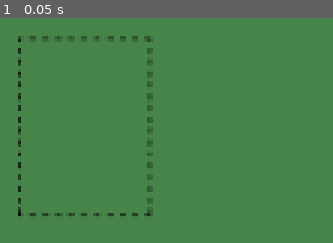
Above: before the commit, frame 1.
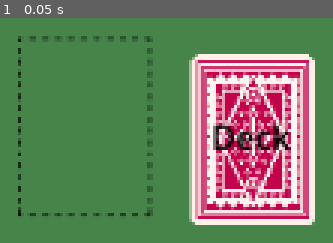
Above: after the commit, the same moment.

Repository: nazrinamir/Lucky7-v1.0
Game: Godot game, scene res://Scenes/game.tscn
The game is run twice, just before and just after one commit, with the same random seed, the same clock (stepped at 60 frames per second) and the same inputs.
Inputs:
- Up to frame 1 (0.05 s): no input

The runs differ from the first frame. In frame 1, 29% of the frame differs, in the area x 56-95%, y 16-92%.

Commit message:
fix: Attach Game Scene

Diff:
--- a/Scenes/game.tscn
+++ b/Scenes/game.tscn
@@ -1,10 +1,11 @@
 [gd_scene load_steps=4 format=3 uid="uid://brf481px7tfve"]
 
 [ext_resource type="PackedScene" uid="uid://cmiw60sjohcoi" path="res://Components/deck.tscn" id="1_ebmjs"]
-[ext_resource type="Script" uid="uid://cmq08nfq5pm4n" path="res://Scripts/game.gd" id="1_ebmjs"]
+[ext_resource type="Script" uid="uid://cmq08nfq5pm4n" path="res://Scripts/game.gd" id="1_wrm1d"]
 [ext_resource type="PackedScene" uid="uid://d1lnoxtxy0pgo" path="res://Components/discard_slot.tscn" id="3_wrm1d"]
 
-[node name="Game" type="Node2D" unique_id=1098467065]
+[node name="Game" type="Node2D"]
+script = ExtResource("1_wrm1d")
 
 [node name="BackgroundColor" type="ColorRect" parent="."]
 offset_right = 1161.0
@@ -21,3 +22,6 @@
 offset_bottom = 40.0
 
 [node name="Node2D" type="Node2D" parent="Modal"]
+
+[node name="Deck" parent="." instance=ExtResource("1_ebmjs")]
+position = Vector2(606, 273)
Not shown, changed: Assets/Black-Joker.png.import
Not shown, changed: Assets/Blue-Cover.png.import
Not shown, changed: Assets/CardSlot.png.import
Not shown, changed: Assets/Clubs/10-Clubs.png.import
Not shown, changed: Assets/Clubs/2-Clubs.png.import
Not shown, changed: Assets/Clubs/3-Clubs.png.import
Not shown, changed: Assets/Clubs/4-Clubs.png.import
Not shown, changed: Assets/Clubs/5-Clubs.png.import
Not shown, changed: Assets/Clubs/6-Clubs.png.import
Not shown, changed: Assets/Clubs/7-Clubs.png.import
Not shown, changed: Assets/Clubs/8-Clubs.png.import
Not shown, changed: Assets/Clubs/9-Clubs.png.import
(and 46 more such lines)
